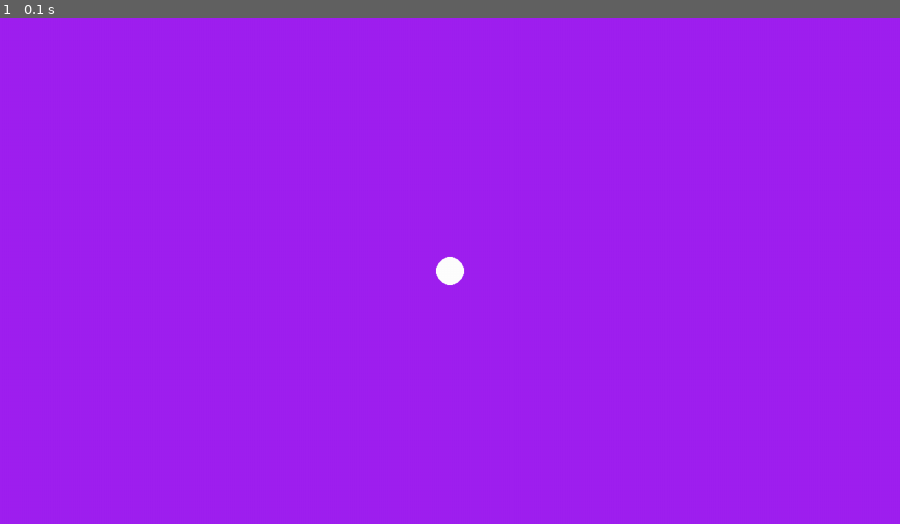
Above: before the commit, frame 1.
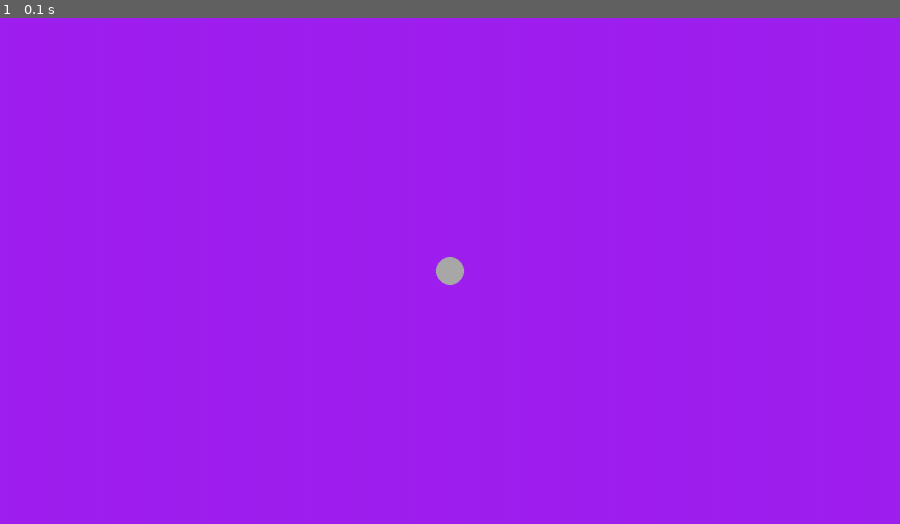
Above: after the commit, the same moment.

Repository: seanK200/picard
Game: pygame game, started from screen-test.py
Same seed, same stepped clock (60 frames per second), same inputs: the game is played once before the commit and once after it.
Inputs:
- Up to frame 1 (0.1 s): no input

The runs differ from the first frame. In frame 1, 0.1% of the frame differs, in the area x 48-52%, y 47-53%.

Commit message:
fix screen test

Diff:
--- a/screen-test.py
+++ b/screen-test.py
@@ -38,6 +38,7 @@
     right.when_pressed = lambda x: move_right(player_pos)
 
     PURPLE = pygame.Color("purple")
+    GRAY = pygame.Color("darkgrey")
 
     while running:
         for event in pygame.event.get():
@@ -46,7 +47,7 @@
 
         screen.fill(PURPLE)
 
-        pygame.draw.circle(screen, "white", player_pos, 20)
+        pygame.draw.circle(screen, GRAY, player_pos, 20)
 
         pygame.display.flip()
 
